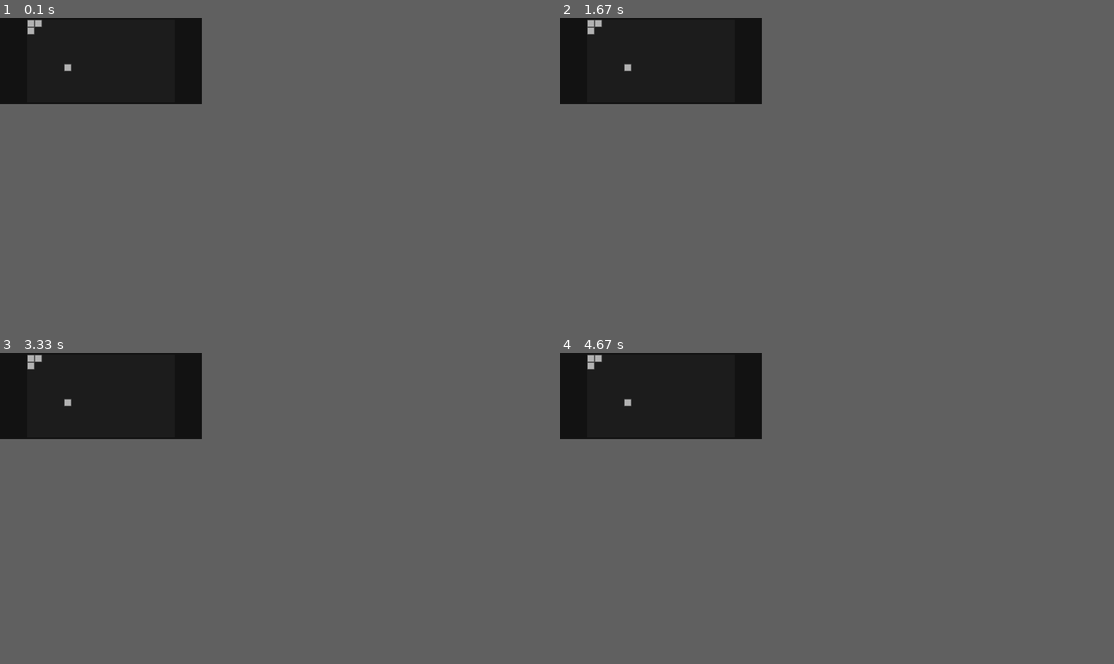
Above: before the commit, frames 1-4 (two rows, left to right).
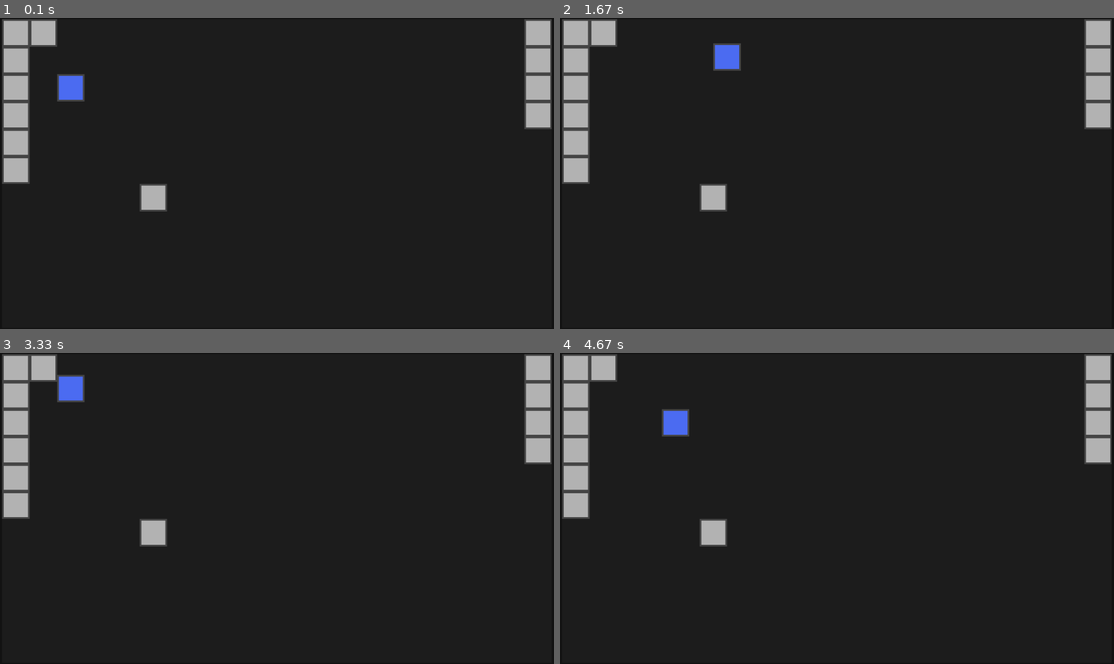
Above: after the commit, the same moments.

Repository: CyberSurge-Dev/PygameTesting
Game: pygame game, started from main.py
Two runs of this game, one before a commit and one after it. Both use one fixed random seed, a clock stepped at 60 frames per second and the inputs below.
Inputs:
- Up to frame 1 (0.1 s): no input
- Up to frame 2 (1.67 s): hold D 0.33-0.8 s; hold W 0.83-1.13 s; hold D 1.17-1.63 s
- Up to frame 3 (3.33 s): hold A 1.67-2.2 s; hold S 2.23-2.53 s; hold A 2.57-2.97 s; hold W from 3 s (still down)
- Up to frame 4 (4.67 s): release W at 3.37 s; hold D 3.4-4.03 s; hold S 4.07-4.43 s; hold A from 4.47 s (still down)
In our replay, the window is 328x140 before the commit and 900x506 after it. These sizes can differ from the game's own. Grey fills any space a smaller window leaves; there, only what the larger window draws over its background counts as a difference.

The runs differ from the first frame. In frame 1, 5.7% of the frame differs, in the area x 0-100%, y 0-63%; in frame 2, 5.7%; in frame 3, 5.7%; in frame 4, 5.7%.

Commit message:
Added collisions and basic player controller.

Diff:
--- a/data/rooms/test_room.json
+++ b/data/rooms/test_room.json
@@ -3,7 +3,15 @@
         "0;0" : {"id":"wall", "variant":0},
         "1;0" : {"id":"wall", "variant":0},
         "0;1" : {"id":"wall", "variant":0},
-        "5;6" : {"id":"wall", "variant":0}
+        "5;6" : {"id":"wall", "variant":0},
+        "0;2" : {"id":"wall", "variant":0},
+        "0;3" : {"id":"wall", "variant":0},
+        "0;4" : {"id":"wall", "variant":0},
+        "0;5" : {"id":"wall", "variant":0},
+        "19;0" : {"id":"wall", "variant":0},
+        "19;1" : {"id":"wall", "variant":0},
+        "19;2" : {"id":"wall", "variant":0},
+        "19;3" : {"id":"wall", "variant":0}
     },
     "meta": {
         "type":"misc",
--- a/data/settings.json
+++ b/data/settings.json
@@ -1,11 +1,11 @@
 {
     "display": {
         "fullscreen": false,
-        "resolution": [700, 300]
+        "resolution": [1920, 1080]
     },
     "keybinds": {
-        "forward": "w",
-        "backward": "s",
+        "up": "w",
+        "down": "s",
         "left": "a",
         "right": "d"
     }
--- a/main.py
+++ b/main.py
@@ -17,6 +17,7 @@
 # Internal imports
 from scripts.utils import Settings
 from scripts.entities import PhysicsEntity
+from scripts.assetMap import AssetMap
 # --------------------------------------------------------------------------------
 
 class Game():
@@ -36,17 +37,19 @@
         self.sWidth = pygame.display.get_window_size()[0]
         self.sHeight = pygame.display.get_window_size()[1]
 
+        self.assetMap = AssetMap()
+
         self.tilemap = Tilemap(self, 16)
         self.tilemap.load('test_room.json')
 
         self.movement = {
-            'forward':0,
-            'backward':0,
-            'left':0,
-            'right':0
+            'up':False,
+            'down':False,
+            'left':False,
+            'right':False
         }
 
-        self.player = PhysicsEntity(self, (0, 0), (5, 10))
+        self.player = PhysicsEntity(self, (32, 32), (16, 16))
 
         # Determine the largest 16:9 ratio that can fit in the screen for the display size
         # This method allows the program to automatically scale the game to any screen size
@@ -67,32 +70,33 @@
                     pygame.quit()
                     sys.exit()
                 if event.type == pygame.KEYDOWN: # Check for buttons that were pressed
-                    if event.key == self.keybinds["forward"]: # Check for the forward button being pressed
-                        self.movement['forward'] = 1
-                    if event.key == self.keybinds["backward"]: # Check for the backward button being pressed
-                        self.movement['backward'] = 1
+                    if event.key == self.keybinds["up"]: # Check for the forward button being pressed
+                        self.movement['up'] = True
+                    if event.key == self.keybinds["down"]: # Check for the backward button being pressed
+                        self.movement['down'] = True
                     if event.key == self.keybinds["left"]: # Check for the left button being pressed
-                        self.movement['left'] = 1
+                        self.movement['left'] = True
                     if event.key == self.keybinds["right"]: # Check for the right button being pressed
-                        self.movement['right'] = 1
+                        self.movement['right'] = True
 
                 if event.type == pygame.KEYUP: # Check for buttons that were released
-                    if event.key == self.keybinds["forward"]: # Check for the forward button being released
-                        self.movement['forward'] = 0
-                    if event.key == self.keybinds["backward"]: # Check for the backward button being released
-                        self.movement['backward'] = 0
+                    if event.key == self.keybinds["up"]: # Check for the forward button being released
+                        self.movement['up'] = False
+                    if event.key == self.keybinds["down"]: # Check for the backward button being released
+                        self.movement['down'] = False
                     if event.key == self.keybinds["left"]: # Check for the left button being released
-                        self.movement['left'] = 0
+                        self.movement['left'] = False
                     if event.key == self.keybinds["right"]: # Check for the right button being released
-                        self.movement['right'] = 0
+                        self.movement['right'] = False
 
-            self.player.update(**self.movement)
-            self.player.render((0, 0))
 
             self.screen.fill((20, 20, 20))
             self.display.fill((30, 30, 30))
 
             self.tilemap.render()
+
+            self.player.update(**self.movement)
+            self.player.render((0, 0))
 
             self.screen.blit(pygame.transform.scale( self.display, (self.dWidth, self.dHeight) ),
                              ((self.sWidth/2)-(self.dWidth/2) , (self.sHeight/2)-(self.dHeight/2)))
--- a/scripts/assetMap.py
+++ b/scripts/assetMap.py
@@ -6,9 +6,7 @@
         'wall' : {'type':'solid', 'variants':load_images('tiles/walls')}
     }
     entities = {
-        'player': {
-
-        },
+        'player': load_image('entities/player/player.png'),
         'skeleton': {
 
         }
--- a/scripts/entities.py
+++ b/scripts/entities.py
@@ -20,22 +20,25 @@
 class PhysicsEntity:
     """Class object used for creating objects that interact with physics"""
 
-    def __init__ (self, game, pos, size, exceptions=[]):
+    def __init__ (self, game, pos, size,  exceptions=[]):
         """Initialize the physics entity"""
         self.pos = list(pos) # Convert to list for mutability
         self.game = game
         self.size = size
         self.multiplyer = 1
-        self.tilemap = game.tilemap
+        self.tilemap = self.game.tilemap
         self.exceptions = exceptions
+        self.assetMap = self.game.assetMap
 
         # Create a dictionary to store colisions, and velocity
-        self.state = {
-            'forward': {'col':False, 'vel':0},
-            'backward': {'col':False, 'vel':0},
-            'left': {'col':False, 'vel':0},
-            'right': {'col':False, 'vel':0}
+        self.colisions = {
+            'forward': False,
+            'backward': False,
+            'left': False,
+            'right': False
         }
+
+        self.velocity = [0, 0]
 
     def rect(self):
         """Returns a pygame Rect onject at the location of the player"""
@@ -47,16 +50,57 @@
 
         Pass in movement with direction = movment (ex: left = 1)
         """
-        player_rect = self.rect()
+        # Reset collisions
+        self.collisions = {
+            'up': False,
+            'down': False,
+            'left': False,
+            'right': False
+        }
+
+
+        # Calculate movement for the frame
+        frame_movement = (
+            (movement['right']-movement['left']) + self.velocity[0],
+            (movement['down']-movement['up']) + self.velocity[1]
+        )
+
+        # Check for collionions in left and right movement
+        self.pos[0] += frame_movement[0]
+        entity_rect = self.rect()
+        # print(entity_rect)
+        for rect in self.tilemap.get_rects_around(self.pos, self.exceptions).values():
+            # print(rect)
+            if rect != None and entity_rect.colliderect(rect):
+                print("col left-right")
+                if frame_movement[0] > 0:
+                    entity_rect.right = rect.left
+                    self.collisions['right'] = True
+                if frame_movement[0] < 0:
+                    entity_rect.left = rect.right
+                    self.collisions['left'] = True
+                self.pos[0] = entity_rect.x
+
+        # Check for collisions in up and down movement
+        self.pos[1] += frame_movement[1]
+        entity_rect = self.rect()
+        for rect in self.tilemap.get_rects_around(self.pos, self.exceptions).values():
+            if rect != None and entity_rect.colliderect(rect):
+                print("col up-down")
+                if frame_movement[1] > 0:
+                    entity_rect.bottom = rect.top
+                    self.collisions['down'] = True
+                if frame_movement[1] < 0:
+                    entity_rect.top = rect.bottom
+                    self.collisions['up'] = True
+                self.pos[1] = entity_rect.y
+
+        if self.collisions['down'] or self.collisions['up']:
+            self.velocity[0] = 0
+        elif self.collisions['left'] or self.collisions['right']:
+            self.velocity[1] = 0
+
         tiles_around = self.tilemap.get_rects_around(self.pos, self.exceptions)
 
-        if tiles_around['top_center'] != None:
-            tiles_around['top_center'] # add stuff for rects
-        elif tiles_around['left'] != None:
-            pass
-
-
-
-
-    def render(self, offset):
-        pass
+    def render(self, offset=(0, 0)):
+        self.game.display.blit(self.assetMap.entities['player'], (self.pos[0] - offset[0], self.pos[1] - offset[1]))
--- a/scripts/tilemap.py
+++ b/scripts/tilemap.py
@@ -1,6 +1,5 @@
 import pygame
 import json
-from scripts.assetMap import AssetMap
 
 BASE_TILEMAP_PATH = "data/rooms/"
 TILES_AROUND  = {
@@ -22,6 +21,7 @@
         """Initialize the Tilemap class"""
         self.game = game
         self.tile_size = tile_size
+        self.assetMap = self.game.assetMap
 
         self.tilemap = {}
 
@@ -35,6 +35,7 @@
         self.tilemap = {tuple(int(v) for v in k.split(';')): v for k, v in level_data['tilemap'].items()}
 
     def get_tile(self, pos):
+        # print("Get Tile POS:", (pos[0], pos[1]))
         return self.tilemap.get((pos[0], pos[1]), None)
 
     def tiles_arround(self, pos, exceptions = []):
@@ -46,12 +47,14 @@
         for txt, Tpos in TILES_AROUND.items():
             tile = self.get_tile((pos[0]+Tpos[0], pos[1]+Tpos[1]))
             if tile != None:
-                tile = AssetMap.tiles[self.get_tile((pos[0]+Tpos[0], pos[1]+Tpos[1]))['id']]
+                # print("Tile ID:",self.get_tile((pos[0]+Tpos[0], pos[1]+Tpos[1]))['id'])
+                tile = self.assetMap.tiles[self.get_tile((pos[0]+Tpos[0], pos[1]+Tpos[1]))['id']]
                 # add tile position key
                 tile['pos'] = (pos[0]+Tpos[0], pos[1]+Tpos[1])
             # Check if the tile is in exceptions before adding
             if tile not in exceptions:
                 tiles[txt] = tile
+                # print("Tile:",tile)
 
         return tiles
 
@@ -87,7 +90,7 @@
         # Render each tile in the Tilemap
         for pos, tilemapped in self.tilemap.items():
             self.game.display.blit(
-                AssetMap.tiles[tilemapped['id']]['variants'][tilemapped['variant']],
+                self.assetMap.tiles[tilemapped['id']]['variants'][tilemapped['variant']],
                 (
                     pos[0] * self.tile_size,
                     pos[1] * self.tile_size
